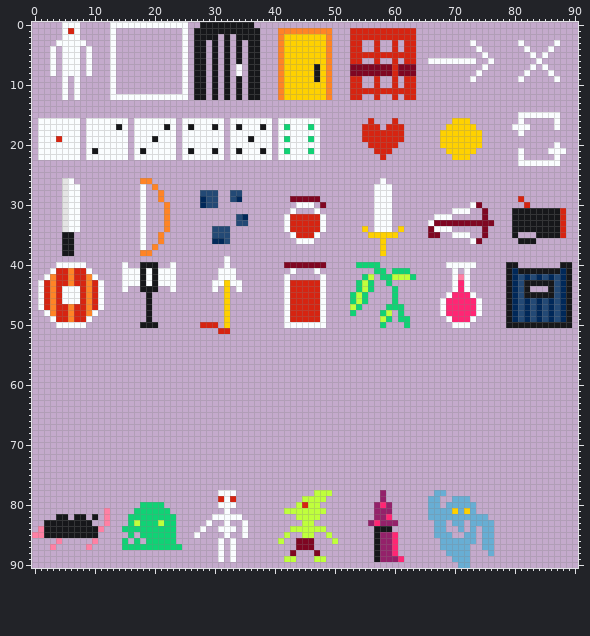
Pixel-art file, stored at Resources/Sprites.aseprite. The first picture shows the starting point.
91x91 pixels, 1 frame.
Now the later version:
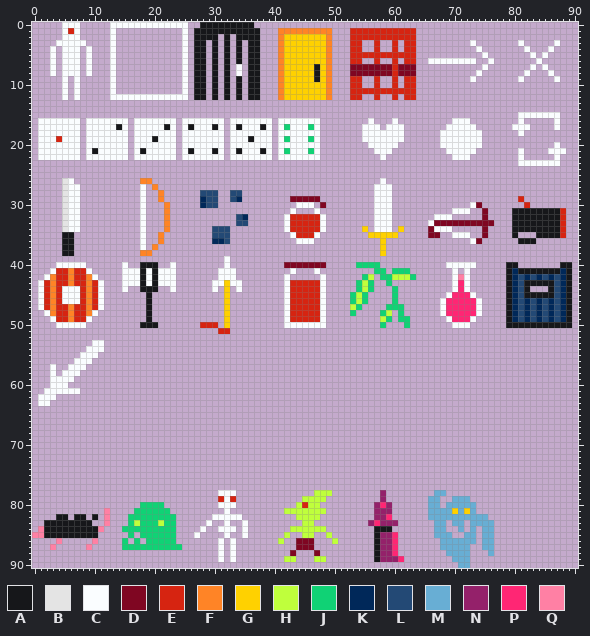
Palette (. is transparent): A #16171a  B #e4e4e4  C #fafdff  D #7f0622  E #d62411  F #ff8426  G #ffd100  H #bfff3c  J #10d275  K #002859  L #234975  M #68aed4  N #94216a  P #ff2674  Q #ff80a4
The exact change:
{"y":16,"x":56,"old":"E","new":"C"}
{"y":16,"x":60,"old":"E","new":"C"}
{"y":16,"x":70,"old":"GGG","new":"CCC"}
{"y":17,"x":55,"old":"EEE","new":"CCC"}
{"y":17,"x":59,"old":"EEE","new":"CCC"}
{"y":17,"x":69,"old":"GGGGG","new":"CCCCC"}
{"y":18,"x":55,"old":"EEEEEEE","new":"CCCCCCC"}
{"y":18,"x":68,"old":"GGGGGGG","new":"CCCCCCC"}
{"y":19,"x":55,"old":"EEEEEEE","new":"CCCCCCC"}
{"y":19,"x":68,"old":"GGGGGGG","new":"CCCCCCC"}
{"y":20,"x":56,"old":"EEEEE","new":"CCCCC"}
{"y":20,"x":68,"old":"GGGGGGG","new":"CCCCCCC"}
{"y":21,"x":57,"old":"EEE","new":"CCC"}
{"y":21,"x":69,"old":"GGGGG","new":"CCCCC"}
{"y":22,"x":58,"old":"E","new":"C"}
{"y":22,"x":70,"old":"GGG","new":"CCC"}
{"y":53,"x":10,"old":"..","new":"CC"}
{"y":54,"x":9,"old":"...","new":"CCC"}
{"y":55,"x":8,"old":"...","new":"CCC"}
{"y":56,"x":7,"old":"...","new":"CCC"}
{"y":57,"x":3,"old":".","new":"C"}
{"y":57,"x":6,"old":"...","new":"CCC"}
{"y":58,"x":3,"old":".","new":"C"}
{"y":58,"x":5,"old":"...","new":"CCC"}
{"y":59,"x":3,"old":"....","new":"CCCC"}
{"y":60,"x":3,"old":"...","new":"CCC"}
{"y":61,"x":2,"old":"......","new":"CCCCCC"}
{"y":62,"x":1,"old":"...","new":"CCC"}
{"y":63,"x":1,"old":"..","new":"CC"}
{"label":"changed","picture_box":[362,118,404,160]}
{"label":"changed","picture_box":[440,118,482,160]}
{"label":"added","picture_box":[38,340,104,406]}
